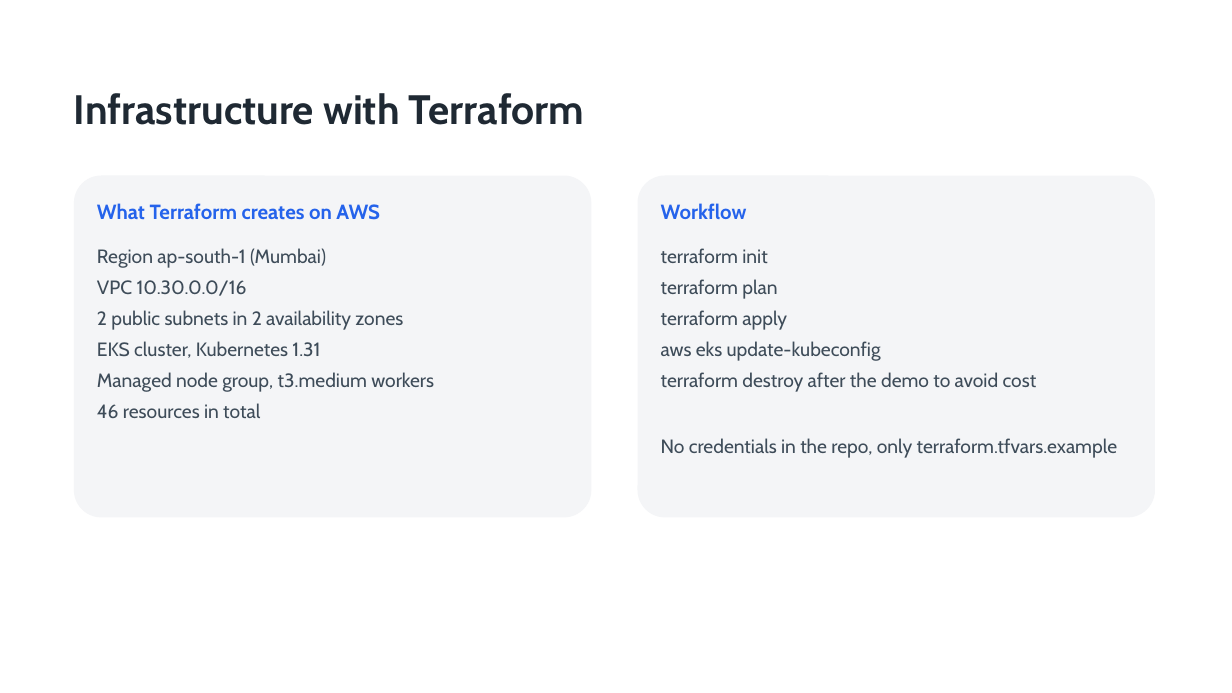
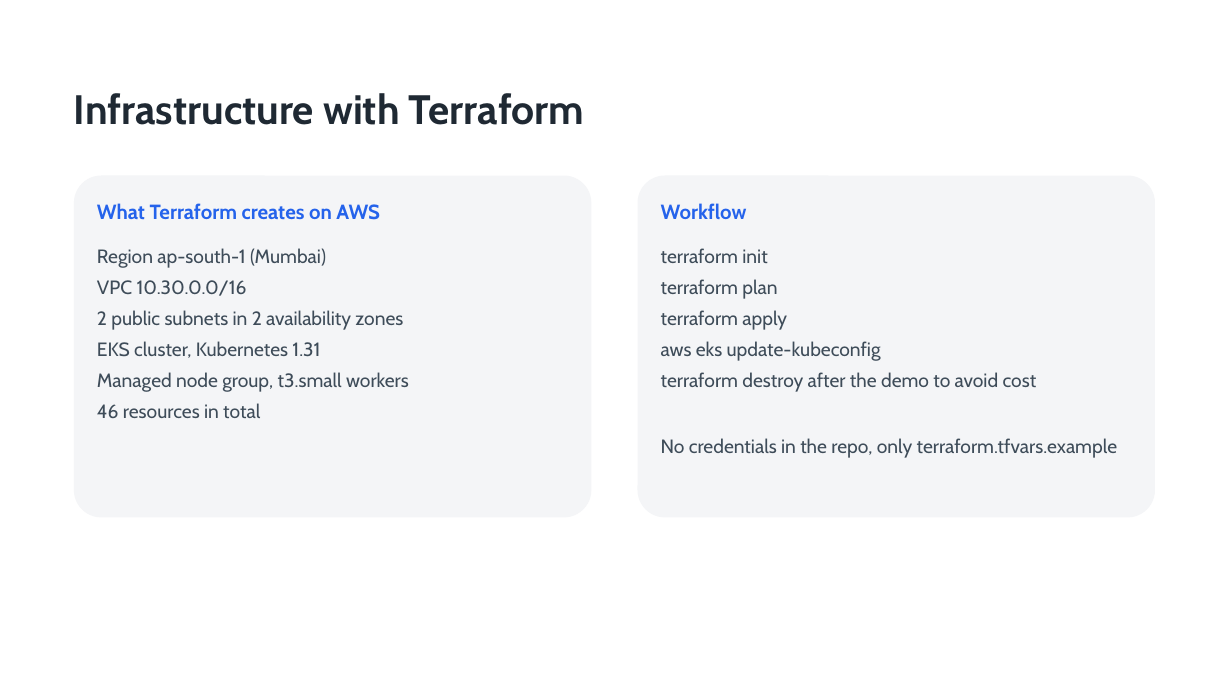
Before and after one commit to r44gh4v/sst-devops-capstone-project, a slide deck: slide 7 of demo/slides.pptx. Drawn at 1232x693 pixels with LibreOffice and Linux fonts; fonts in the diff are those of the drawing. Boxes give left, top, right and bottom in pixels: in the first picture for what was removed or moved away, otherwise in the second. Text is boxed around its words. In the diff, an @@ line names an element or a change of style, - is before the commit and + after.

Commit message:
use t3.small workers since account only allows free tier types

```diff
--- a/demo/slides.pptx
+++ b/demo/slides.pptx
@@ text at bbox=[97, 372, 409, 392]: text changed @@
-Managed node group, t3.medium workers
+Managed node group, t3.small workers
```
Also in this commit, not shown: 4 other files.
